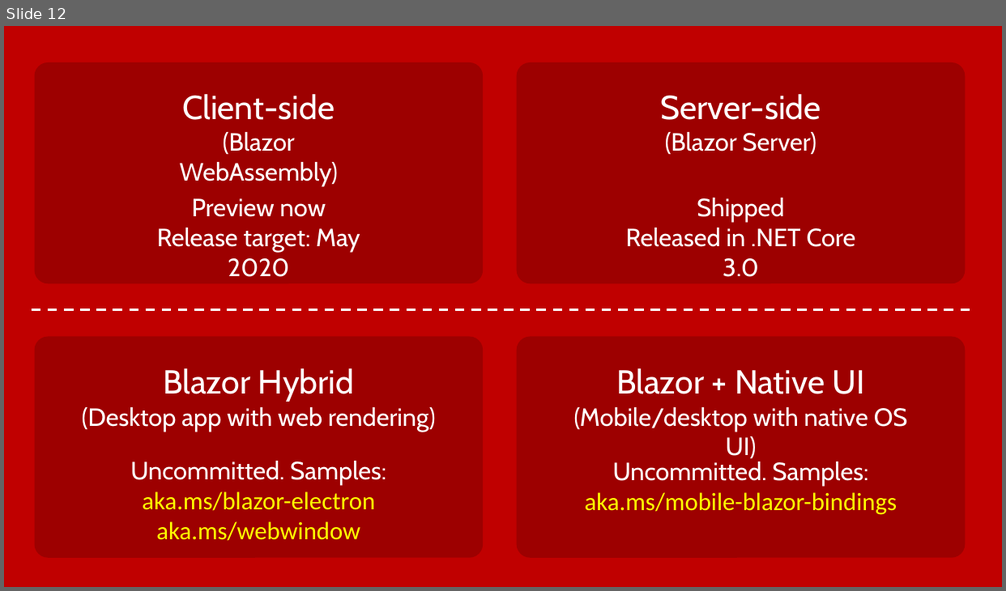
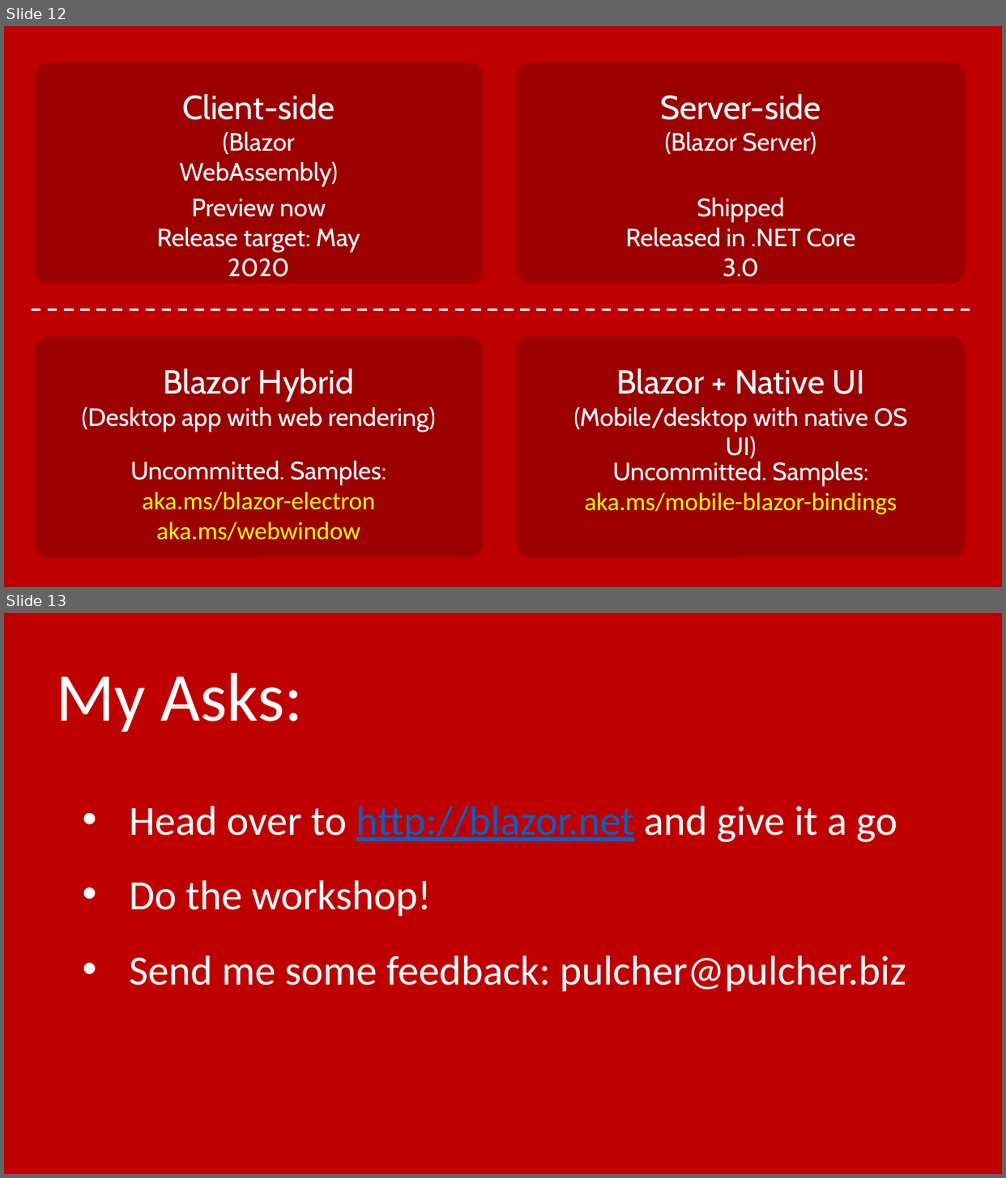
Before and after one commit to pulcher/blazor-playground, a slide deck: talks/intro_to_blazor/intro-to-blazor.pptx. Shown one above the other, each under a label of ours: slide 12 before the commit, slides 12 and 13 after it. The pictures are 1006x591 and 1006x1178 pixels, drawn with LibreOffice and Linux fonts; fonts in the diff are those of the drawing. Boxes give left, top, right and bottom in pixels: in the first picture for what was removed or moved away, otherwise in the second. Text is boxed around its words. In the diff, an @@ line names an element or a change of style, - is before the commit and + after.

```diff
--- a/talks/intro_to_blazor/intro-to-blazor.pptx
+++ b/talks/intro_to_blazor/intro-to-blazor.pptx
@@ slide 13 added at (4, 613, 1002, 1174), background #C00000 @@
@@ text added at (56, 673, 303, 732), 66 pt, text #FFFFFF @@
+My Asks:
@@ text added at (129, 806, 906, 992), 40 pt, text #FFFFFF @@
+• Head over to http://blazor.net and give it a go
+• Do the workshop!
+• Send me some feedback: pulcher@pulcher.biz
```
Also in this commit, not shown: 1 slide changed, 1 other slide added, 2 slides removed.
